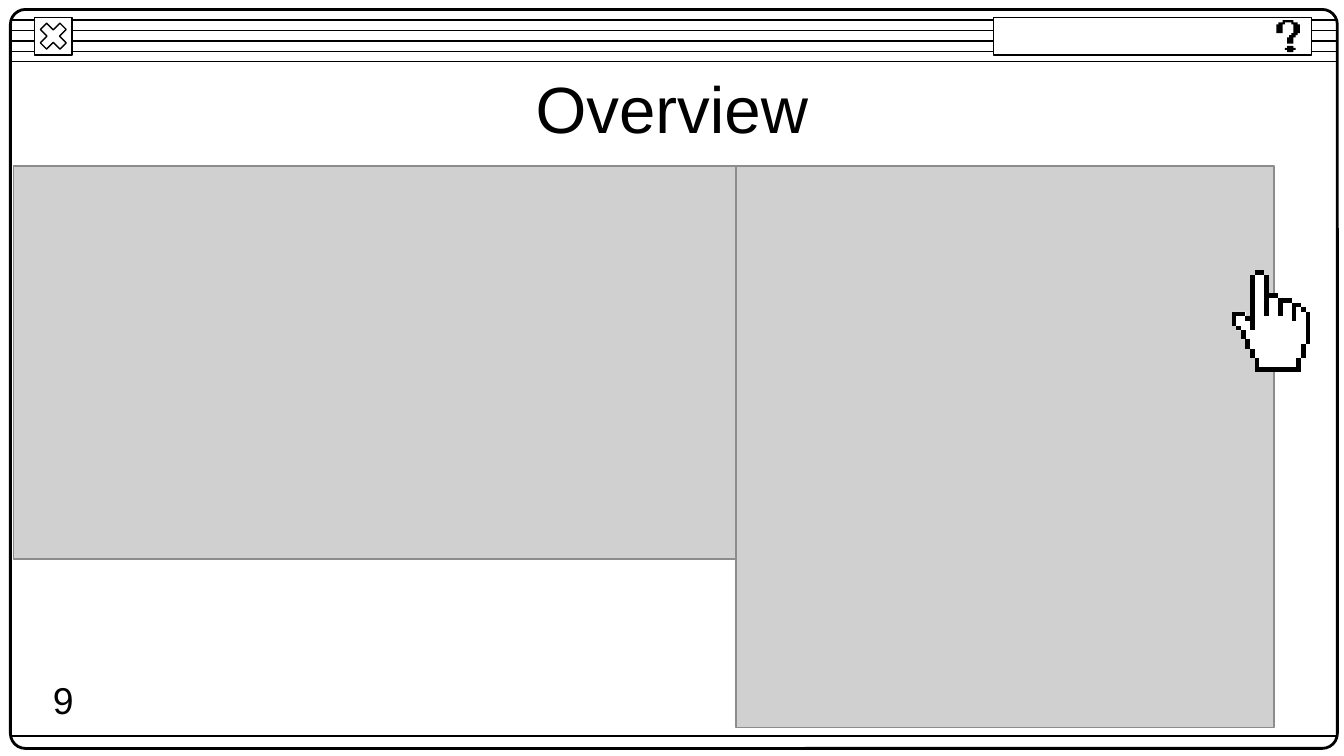
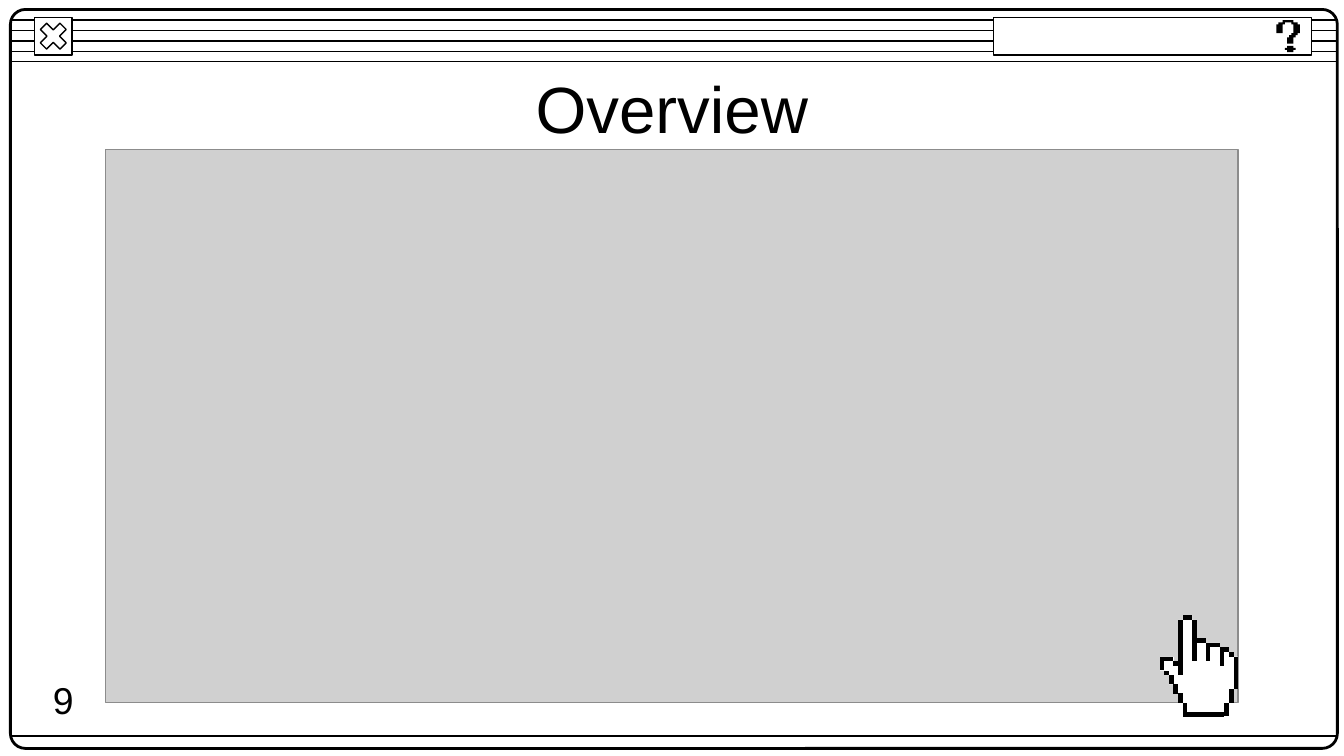
Before and after one commit to JakenW/Computer-Science-Education-Game, a slide deck: slide 9 of Documentation/Final Presentation.pptx. Drawn at 1344x756 pixels with LibreOffice and Linux fonts; fonts in the diff are those of the drawing; grey boxes stand for pictures. Boxes give left, top, right and bottom in pixels: in the first picture for what was removed or moved away, otherwise in the second. Text is boxed around its words. In the diff, an @@ line names an element or a change of style, - is before the commit and + after.

```diff
--- a/Documentation/Final Presentation.pptx
+++ b/Documentation/Final Presentation.pptx
@@ picture added at [106,149,1239,702] @@
@@ picture removed at [13,165,737,558] @@
@@ picture removed at [737,165,1274,727] @@
@@ 5 freeform shapes: place and size @@
-5 freeform shapes at [1246,276,1305,349]
+5 freeform shapes at [1173,620,1232,694]
@@ 15 freeform shapes: place and size @@
-15 freeform shapes at [1231,270,1310,371]
+15 freeform shapes at [1160,616,1238,716]
@@ freeform shape: place and size @@
-freeform shape at [1297,358,1301,371]
+freeform shape at [1228,689,1232,703]
@@ freeform shape: place and size @@
-freeform shape at [1301,344,1305,358]
+freeform shape at [1224,703,1228,716]
```
Also in this commit, not shown: 5 other slides changed, 1 slide added, 1 other file.
